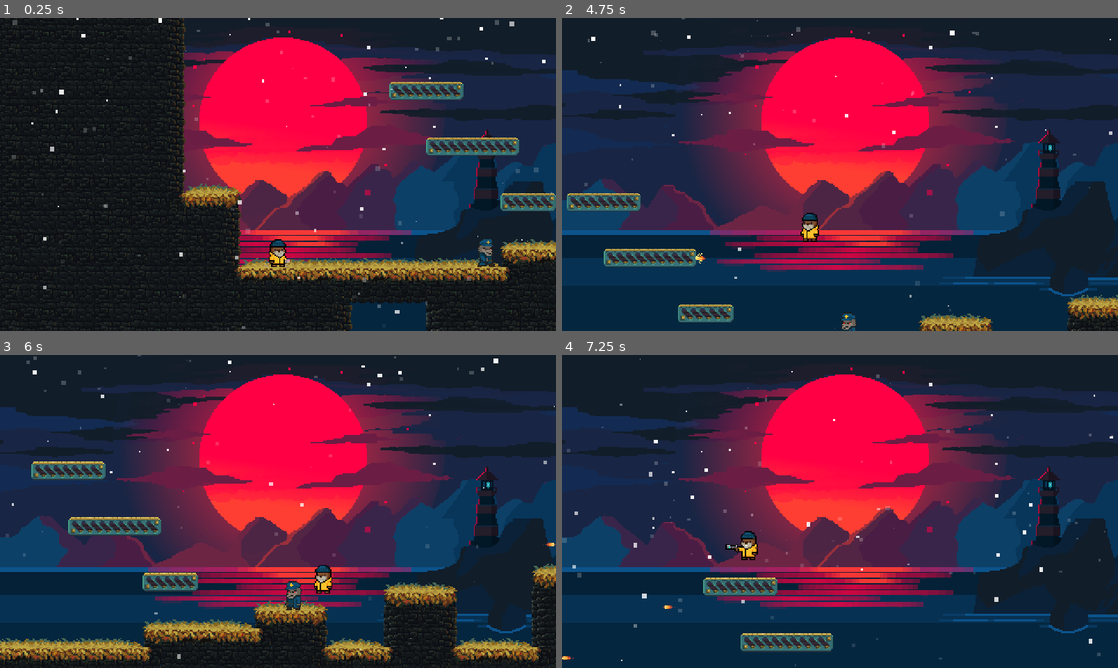
Above: before the commit, frames 1-4 (two rows, left to right).
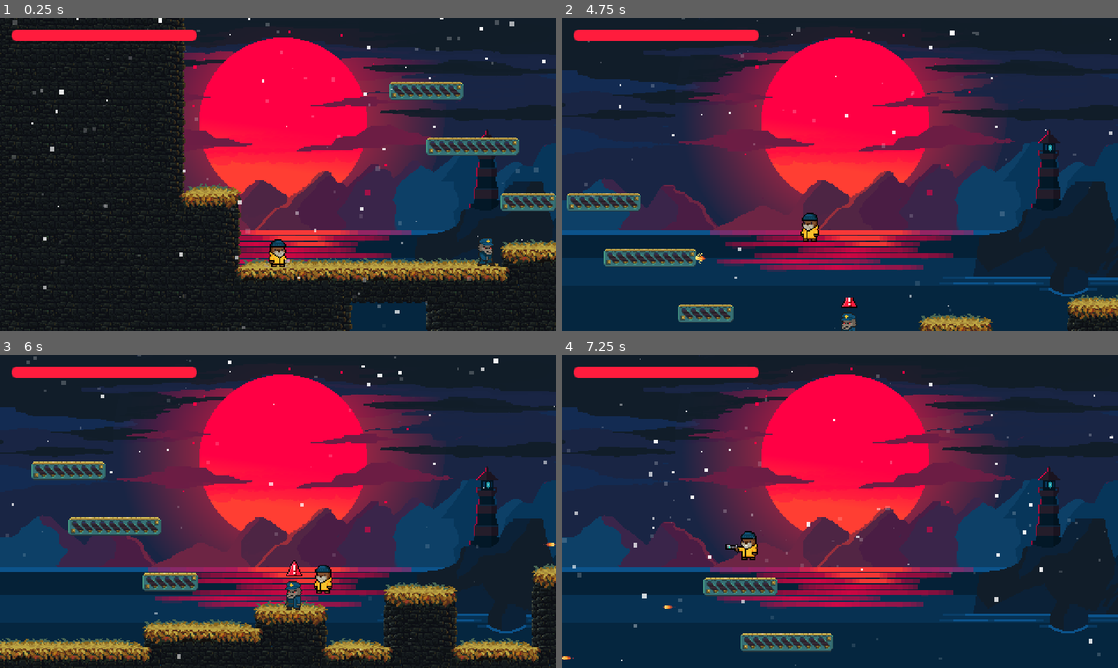
Above: after the commit, the same moments.

Repository: florian-reimann/fjord-n-fury-handcoded
Game: Godot game, scene res://game/Main.tscn
Two runs of this game, one before a commit and one after it. Both use one fixed random seed, a clock stepped at 60 frames per second and the inputs below.
Inputs (mouse positions are in pixels of both pictures, inside the frame that each line leads up to):
- Up to frame 1 (0.25 s): no input
- Up to frame 2 (4.75 s): move the mouse to (962, 158) at 0.52 s; press the mouse at (962, 158) at 0.53 s; hold D (Right) 0.53-2.03 s; tap W (Jump) at 0.77, 0.8, 1.07, 1.35, 1.52, 1.82, 2.3, 3.02, 3.32, 3.6, 3.77, 4.07, 4.52 s; move the mouse to (728, 190) at 1.27 s; release the mouse at (728, 190) at 1.28 s; click (728, 190) at 1.55 s; move the mouse to (895, 105) at 2.02 s; press the mouse at (895, 105) at 2.03 s; hold A (Left) 2.03-2.78 s; move the mouse to (812, 237) at 2.77 s; release the mouse at (812, 237) at 2.78 s; hold D (Right) 2.78-4.28 s; click (812, 237) at 2.85 s; move the mouse to (1006, 221) at 3.52 s; move the mouse to (673, 127) at 4.27 s; hold A (Left) from 4.28 s (still down); click (673, 127) at 4.35 s
- Up to frame 3 (6 s): tap W (Jump) at 4.82, 5.3, 5.85 s; move the mouse to (305, 511) at 5.02 s; release A (Left) at 5.03 s; press the mouse at (305, 511) at 5.03 s; hold D (Right) 5.03-5.78 s; move the mouse to (194, 433) at 5.77 s; release the mouse at (194, 433) at 5.78 s; hold A (Left) from 5.78 s (still down)
- Up to frame 4 (7.25 s): keep holding A (Left); tap W (Jump) at 6.02, 6.32, 6.77, 6.8, 7.07 s; click (756, 433) at 6.05 s; move the mouse to (962, 495) at 6.52 s; press the mouse at (962, 495) at 6.53 s

The runs differ from the first frame. In frame 1, 1.3% of the frame differs, in the area x 2-90%, y 3-80%; in frame 2, 1.3%; in frame 3, 1.3%; in frame 4, 1.2%.

Commit message:
Update: Added UI system and attention VFX effects

Diff:
--- a/autoload/GameManager.gd
+++ b/autoload/GameManager.gd
@@ -14,7 +14,7 @@
 	var vfxInstance = vfxToSpawn.instantiate()
 	vfxInstance.global_position = position
 
-	get_tree().get_root().get_node("World").add_child(
+	get_tree().get_root().get_node("Root").add_child(
 		vfxInstance
 	)
 
--- a/features/bullet/Bullet.gd
+++ b/features/bullet/Bullet.gd
@@ -3,7 +3,7 @@
 @onready var bullet_sprite_2d: Sprite2D = $Bullet_Sprite2D
 
 const SPEED: int = 500
-const DAMAGE: int = 30
+var damage: int = 30 # Base-Schaden
 var direction: int = 1
 
 func _physics_process(_delta: float) -> void:
@@ -25,7 +25,13 @@
 		vfxInstance.scale.x = -1
 
 	var enemy = body as EnemyController
+	var player = body as PlayerController
+
 	if enemy:
-		enemy.ApplyDamage(DAMAGE)
+		enemy.ApplyDamage(damage)
+	elif player:
+		player.ApplyDamage(damage)
+
+
 
 	queue_free() #Und wieder weg mit der Bullet
--- a/features/bullet/Bullet.tscn
+++ b/features/bullet/Bullet.tscn
@@ -8,7 +8,7 @@
 
 [node name="Bullet" type="Area2D"]
 collision_layer = 0
-collision_mask = 5
+collision_mask = 7
 script = ExtResource("1_wnefq")
 
 [node name="CollisionShape2D" type="CollisionShape2D" parent="."]
--- a/features/enemies/Enemy.gd
+++ b/features/enemies/Enemy.gd
@@ -8,12 +8,21 @@
 var currentHealth: int = 90
 var isDeath: bool = false
 
-var isSpottingPlayer = false
+var isShooting: bool = false
+const SHOOTING_DURATION: float = 1.25
+
+var isSpottingPlayer: bool = false
+var attentionTriggered: bool = false
+var firstShotPending: bool = true
+var firstShotDelayStarted: bool = false
+var attentionNode: Node2D = null
 
 @onready var animated_sprite_2d: AnimatedSprite2D = $AnimatedSprite2D
 @onready var ray_cast_2d_forward: RayCast2D = $CollisionShape2D/RayCast2D_Forward
 @onready var ray_cast_2d_downward: RayCast2D = $CollisionShape2D/RayCast2D_Downward
 @onready var area_2d_player_detector: Area2D = $Area2D_PlayerDetector
+@onready var shooting_point: Node2D = $Shooting_Point
+@onready var attention_point: Node2D = $Attention_Point
 
 func _process(_delta: float) -> void:
 	updateAnimation()
@@ -24,7 +33,7 @@
 func _physics_process(_delta: float) -> void:
 	#Wenn der Gegner in der Luft ist, gehts abwärts
 	if not is_on_floor():
-		velocity.y = GRAVITY
+		velocity.y = GRAVITY * _delta
 
 	if isDeath:
 		return
@@ -55,6 +64,11 @@
 	if velocity.x != 0:
 		animated_sprite_2d.flip_h = velocity.x < 0 #Ergibt true oder false, dementsprechend wird "geflippt"
 
+		if velocity.x < 0:
+			shooting_point.position.x = -22
+		else:
+			shooting_point.position.x = 22
+
 	if not isSpottingPlayer:
 		animated_sprite_2d.play("Walk")
 	else:
@@ -72,6 +86,8 @@
 
 	if currentHealth <= 0:
 		isDeath = true
+		if attentionNode:
+			attentionNode.call("StopNow")
 		animated_sprite_2d.play("Die")
 		set_collision_layer_value(3, false)
 		await  get_tree().create_timer(2).timeout
@@ -81,7 +97,58 @@
 	animated_sprite_2d.set_instance_shader_parameter("Blink", newValue)
 
 func SpottingPlayer():
-	print("Spotting Player")
+	# Beim ersten Erspähen:
+	if not attentionTriggered:
+		attentionTriggered = true
+		PlayAttentionVFX()
+
+	# Erster Schuss:
+	if firstShotPending:
+		# Wenn der erste Schuss Delay noch nicht ausgelöst wurde:
+		if not firstShotDelayStarted:
+			firstShotDelayStarted = true
+			await get_tree().create_timer(2).timeout
+			firstShotDelayStarted = false
+			# Wenn er in der Zwischenzeit nicht mehr den Player spotted ODER gestorben ist:
+			if not isSpottingPlayer || isDeath:
+				return
+			# Erste Schuss-Phase erledigt...
+			firstShotPending = false
+			TryToShoot() # Erster Schuss
+	else:
+		TryToShoot()
+
+func Shoot():
+	var bulletToSpawn = preload("res://features/bullet/Bullet.tscn")
+	var bulletInstance = GameManager.SpawnVFX(bulletToSpawn, shooting_point.global_position)
+	bulletInstance.damage = 50
+
+	# Wenn der player nach links guckt, muss die Bullet auch in die Richtung:
+	if animated_sprite_2d.flip_h:
+		bulletInstance.direction = -1
+	else:
+		bulletInstance.direction = 1
+
+func TryToShoot():
+	if isShooting:
+		return
+	else:
+		isShooting = true
+		Shoot()
+		PlayFireVFX()
+		await get_tree().create_timer(SHOOTING_DURATION).timeout
+		isShooting = false
+
+func PlayAttentionVFX():
+	var vfxToSpawn = preload("res://fx/vfx_Attention.tscn")
+	attentionNode = GameManager.SpawnVFX(vfxToSpawn, attention_point.global_position)
+
+func PlayFireVFX():
+	var vfxToSpawn = preload("res://fx/vfx_Shoot_Fire.tscn")
+	var vfxInstance = GameManager.SpawnVFX(vfxToSpawn, shooting_point.global_position)
+
+	if animated_sprite_2d.flip_h:
+		vfxInstance.scale.x = -1
 
 func _on_area_2d_player_detector_body_entered(_body: Node2D) -> void:
 	await  get_tree().create_timer(0.4).timeout
@@ -89,4 +156,9 @@
 
 func _on_area_2d_player_detector_body_exited(_body: Node2D) -> void:
 	await  get_tree().create_timer(1).timeout
+	if attentionNode:
+		attentionNode.call("StopNow")
 	isSpottingPlayer = false
+	attentionTriggered = false
+	firstShotPending = true
+	firstShotDelayStarted = false
--- a/features/enemies/Enemy.tscn
+++ b/features/enemies/Enemy.tscn
@@ -231,7 +231,7 @@
 position = Vector2(0, -16)
 sprite_frames = SubResource("SpriteFrames_7fywp")
 animation = &"Idle"
-frame_progress = 0.31789476
+frame_progress = 0.7916037
 
 [node name="Area2D_PlayerDetector" type="Area2D" parent="."]
 collision_layer = 0
@@ -241,5 +241,11 @@
 position = Vector2(60, -13)
 shape = SubResource("RectangleShape2D_2tbop")
 
+[node name="Shooting_Point" type="Node2D" parent="."]
+position = Vector2(22, -12)
+
+[node name="Attention_Point" type="Node2D" parent="."]
+position = Vector2(0, -28)
+
 [connection signal="body_entered" from="Area2D_PlayerDetector" to="." method="_on_area_2d_player_detector_body_entered"]
 [connection signal="body_exited" from="Area2D_PlayerDetector" to="." method="_on_area_2d_player_detector_body_exited"]
--- a/features/player/Player.gd
+++ b/features/player/Player.gd
@@ -1,9 +1,17 @@
 extends CharacterBody2D
+class_name PlayerController
 
 # VARIABLEN:
 
 # Mögliche States
-enum PlayerState { IDLE, RUN, JUMP, FALL, DASH }
+enum PlayerState { IDLE, RUN, JUMP, FALL, DASH, HURT, DEAD, NORMAL }
+
+var currentState: PlayerState = PlayerState.NORMAL:
+	set(new_value):
+		currentState = new_value
+		match currentState:
+			PlayerState.DEAD:
+				set_collision_layer_value(2, false)
 
 # Basic Movement Variables
 const SPEED: int = 170
@@ -33,10 +41,20 @@
 var isShooting: bool = false
 const SHOOTING_DURATION: float = 0.25
 
+var currentHealth:
+	set(new_value):
+		currentHealth = new_value
+		emit_signal("playerHealthUpdated", currentHealth, MAX_HEALTH)
+
+const MAX_HEALTH: int = 100
+
 @onready var animated_sprite_2d: AnimatedSprite2D = $AnimatedSprite2D
 @onready var shooting_point: Node2D = $Shooting_Point
 
+signal playerHealthUpdated(newValue, maxValue)
+
 func _ready() -> void:
+	currentHealth = MAX_HEALTH
 	GameManager.player = self
 	GameManager.playerOriginPosition = position
 
@@ -44,7 +62,8 @@
 	updateAnimation()
 
 func _physics_process(_delta: float) -> void:
-
+	if currentState == PlayerState.DEAD:
+		return
 	# GRAVITY:
 	if not is_on_floor():
 		velocity.y += GRAVITY * _delta
@@ -117,6 +136,9 @@
 	move_and_slide()
 
 func updateAnimation():
+	if currentState == PlayerState.DEAD:
+		return
+
 	if velocity.x != 0:
 		animated_sprite_2d.flip_h = velocity.x < 0
 		# Je nach Laufrichtung muss der Shooting-Pointer verschoben werden:
@@ -155,13 +177,21 @@
 		if isShooting:
 			animated_sprite_2d.play("Shoot_Jump")
 
-func PlayJumpUpVFX():
-	var vfxToSpawn = preload("res://fx/vfx_jump_up.tscn")
-	GameManager.SpawnVFX(vfxToSpawn, global_position)
-
-func PlayLandVFX():
-	var vfxToSpawn = preload("res://fx/vfx_land.tscn")
-	GameManager.SpawnVFX(vfxToSpawn, global_position)
+func ApplyDamage(damage: int):
+	#Er ist Tot Jim
+	if currentState == PlayerState.DEAD:
+		return
+
+	currentHealth -= damage
+
+	var blink_tween = get_tree().create_tween()
+	blink_tween.tween_method(UpdateBlink, 1.0, 0.0, 0.3)
+
+	if currentHealth <= 0:
+		currentState = PlayerState.DEAD
+		#animated_sprite_2d.play("Die")
+		await  get_tree().create_timer(2).timeout
+		#Game Over Screen:
 
 func Shoot():
 	var bulletToSpawn = preload("res://features/bullet/Bullet.tscn")
@@ -183,6 +213,17 @@
 		await get_tree().create_timer(SHOOTING_DURATION).timeout
 		isShooting = false
 
+func UpdateBlink(newValue: float):
+	animated_sprite_2d.set_instance_shader_parameter("Blink", newValue)
+
+func PlayJumpUpVFX():
+	var vfxToSpawn = preload("res://fx/vfx_jump_up.tscn")
+	GameManager.SpawnVFX(vfxToSpawn, global_position)
+
+func PlayLandVFX():
+	var vfxToSpawn = preload("res://fx/vfx_land.tscn")
+	GameManager.SpawnVFX(vfxToSpawn, global_position)
+
 func PlayFireVFX():
 	var vfxToSpawn = preload("res://fx/vfx_Shoot_Fire.tscn")
 	var vfxInstance = GameManager.SpawnVFX(vfxToSpawn, shooting_point.global_position)
--- a/features/player/Player.tscn
+++ b/features/player/Player.tscn
@@ -1,6 +1,7 @@
-[gd_scene load_steps=33 format=3 uid="uid://ch530bw3ar334"]
+[gd_scene load_steps=35 format=3 uid="uid://ch530bw3ar334"]
 
 [ext_resource type="Script" uid="uid://bsm8f7t35gmtf" path="res://features/player/Player.gd" id="1_mjcdy"]
+[ext_resource type="Shader" uid="uid://m1ltbyotomum" path="res://fx/Shader/character_blink.tres" id="2_68glg"]
 [ext_resource type="Texture2D" uid="uid://bno34gr52o5w0" path="res://features/player/sprites/fury_idle.png" id="2_u46th"]
 [ext_resource type="Texture2D" uid="uid://cqhvfws33c8s3" path="res://features/player/sprites/Fury_jump.png" id="3_214e2"]
 [ext_resource type="Texture2D" uid="uid://b2i5wree84acj" path="res://features/player/sprites/Fury_run.png" id="3_u46th"]
@@ -12,6 +13,10 @@
 radius = 6.0
 height = 24.0
 
+[sub_resource type="ShaderMaterial" id="ShaderMaterial_lc4lv"]
+shader = ExtResource("2_68glg")
+shader_parameter/Blink_Color = Color(0.92947316, 0.7870031, 0.77659297, 1)
+
 [sub_resource type="AtlasTexture" id="AtlasTexture_fk7ia"]
 atlas = ExtResource("2_u46th")
 region = Rect2(0, 0, 32, 32)
@@ -215,6 +220,7 @@
 shape = SubResource("CapsuleShape2D_yo8gm")
 
 [node name="AnimatedSprite2D" type="AnimatedSprite2D" parent="."]
+material = SubResource("ShaderMaterial_lc4lv")
 position = Vector2(0, -16)
 sprite_frames = SubResource("SpriteFrames_cf05b")
 animation = &"Shoot_Stand"
--- a/fx/VFX_Controller.gd
+++ b/fx/VFX_Controller.gd
@@ -8,3 +8,6 @@
 func _process(_delta: float) -> void:
 	if animated_sprite_2d.is_playing() == false:
 		queue_free()
+
+func StopNow():
+	queue_free()
--- /dev/null
+++ b/fx/vfx_Attention.tscn
@@ -0,0 +1,57 @@
+[gd_scene load_steps=8 format=3 uid="uid://d28ebqwu6nlrv"]
+
+[ext_resource type="Script" uid="uid://bssgvhmtbacp0" path="res://fx/VFX_Controller.gd" id="1_7gx35"]
+[ext_resource type="Texture2D" uid="uid://bphrm5835em3f" path="res://fx/VFX_Attention.png" id="2_7gx35"]
+
+[sub_resource type="AtlasTexture" id="AtlasTexture_28t1o"]
+atlas = ExtResource("2_7gx35")
+region = Rect2(0, 0, 16, 16)
+
+[sub_resource type="AtlasTexture" id="AtlasTexture_8jl6n"]
+atlas = ExtResource("2_7gx35")
+region = Rect2(16, 0, 16, 16)
+
+[sub_resource type="AtlasTexture" id="AtlasTexture_dsqfk"]
+atlas = ExtResource("2_7gx35")
+region = Rect2(0, 16, 16, 16)
+
+[sub_resource type="AtlasTexture" id="AtlasTexture_rvckt"]
+atlas = ExtResource("2_7gx35")
+region = Rect2(16, 16, 16, 16)
+
+[sub_resource type="SpriteFrames" id="SpriteFrames_q71up"]
+animations = [{
+"frames": [{
+"duration": 1.0,
+"texture": SubResource("AtlasTexture_28t1o")
+}, {
+"duration": 1.0,
+"texture": SubResource("AtlasTexture_8jl6n")
+}, {
+"duration": 1.0,
+"texture": SubResource("AtlasTexture_dsqfk")
+}, {
+"duration": 1.0,
+"texture": SubResource("AtlasTexture_rvckt")
+}, {
+"duration": 1.0,
+"texture": SubResource("AtlasTexture_rvckt")
+}, {
+"duration": 1.0,
+"texture": SubResource("AtlasTexture_rvckt")
+}, {
+"duration": 1.0,
+"texture": SubResource("AtlasTexture_rvckt")
+}],
+"loop": false,
+"name": &"Start",
+"speed": 10.0
+}]
+
+[node name="VFX_Attention" type="Node2D"]
+script = ExtResource("1_7gx35")
+
+[node name="AnimatedSprite2D" type="AnimatedSprite2D" parent="."]
+position = Vector2(0, -8)
+sprite_frames = SubResource("SpriteFrames_q71up")
+animation = &"Start"
--- a/game/Main.tscn
+++ b/game/Main.tscn
@@ -1,10 +1,11 @@
-[gd_scene load_steps=14 format=4 uid="uid://ba8qy3sml2uq6"]
+[gd_scene load_steps=17 format=4 uid="uid://ba8qy3sml2uq6"]
 
 [ext_resource type="Texture2D" uid="uid://duevfvw15v3oh" path="res://assets/tilemap/Tilemap_ProjectLittleAdventurerAndie2D.png" id="1_8gaax"]
 [ext_resource type="PackedScene" uid="uid://ch530bw3ar334" path="res://features/player/Player.tscn" id="2_8gaax"]
 [ext_resource type="Texture2D" uid="uid://gacp4vh5bfxb" path="res://features/levels/background.png" id="3_2fjjk"]
 [ext_resource type="PackedScene" uid="uid://bqos27iqsfg8k" path="res://features/enemies/Enemy.tscn" id="4_ljq5a"]
 [ext_resource type="AudioStream" uid="uid://yrjbdrk3ciku" path="res://assets/music/02 Fjord n Fury - Frozen Currents.wav" id="5_madmh"]
+[ext_resource type="Script" uid="uid://yaqsain5ts15" path="res://ui/UI_Manager.gd" id="6_yo8gm"]
 
 [sub_resource type="Curve" id="Curve_madmh"]
 _data = [Vector2(0, 1), 0.0, 0.0, 0, 0, Vector2(1, 0.008116841), 0.0, 0.0, 0, 0]
@@ -515,7 +516,26 @@
 terrain_set_0/terrain_2/color = Color(0.1255808, 0.9348453, 0, 1)
 sources/0 = SubResource("TileSetAtlasSource_ljq5a")
 
-[node name="World" type="Node2D"]
+[sub_resource type="StyleBoxFlat" id="StyleBoxFlat_madmh"]
+bg_color = Color(0, 0, 0, 0.70000005)
+border_width_left = 2
+border_width_top = 2
+border_width_right = 2
+border_width_bottom = 2
+border_color = Color(1, 0.10980392, 0.23921569, 1)
+corner_radius_top_left = 5
+corner_radius_top_right = 5
+corner_radius_bottom_right = 5
+corner_radius_bottom_left = 5
+
+[sub_resource type="StyleBoxFlat" id="StyleBoxFlat_yo8gm"]
+bg_color = Color(1, 0.10980392, 0.23921569, 1)
+corner_radius_top_left = 5
+corner_radius_top_right = 5
+corner_radius_bottom_right = 5
+corner_radius_bottom_left = 5
+
+[node name="Root" type="Node2D"]
 
 [node name="Level" type="Node2D" parent="."]
 
@@ -562,3 +582,26 @@
 stream = ExtResource("5_madmh")
 volume_db = -4.0
 autoplay = true
+
+[node name="UI" type="CanvasLayer" parent="."]
+script = ExtResource("6_yo8gm")
+
+[node name="GameUI" type="Control" parent="UI"]
+layout_mode = 3
+anchors_preset = 15
+anchor_right = 1.0
+anchor_bottom = 1.0
+grow_horizontal = 2
+grow_vertical = 2
+
+[node name="HealthBar" type="ProgressBar" parent="UI/GameUI"]
+unique_name_in_owner = true
+layout_mode = 0
+offset_left = 10.0
+offset_top = 10.0
+offset_right = 170.0
+offset_bottom = 20.0
+theme_override_styles/background = SubResource("StyleBoxFlat_madmh")
+theme_override_styles/fill = SubResource("StyleBoxFlat_yo8gm")
+value = 100.0
+show_percentage = false
--- /dev/null
+++ b/ui/UI_Manager.gd
@@ -0,0 +1,11 @@
+extends CanvasLayer
+
+@onready var health_bar: ProgressBar = %HealthBar
+
+func _ready() -> void:
+	var player = get_tree().get_root().get_node("Root").get_node("Player") as PlayerController
+	player.playerHealthUpdated.connect(UpdateHealthBar) # Signal verknpüfen
+
+func UpdateHealthBar(newValue: int, maxValue: int):
+	var barValue = float(newValue) / float(maxValue) * 100
+	health_bar.value = barValue
Binary file added: fx/VFX_Attention.png
Not shown, added: fx/VFX_Attention.png.import
Not shown, added: ui/UI_Manager.gd.uid
Not shown, added: ui/font/OFL.txt
Binary file added: ui/font/PressStart2P-Regular.ttf
Not shown, added: ui/font/PressStart2P-Regular.ttf.import
Not shown, changed: .DS_Store
Not shown, added: ui/.DS_Store
